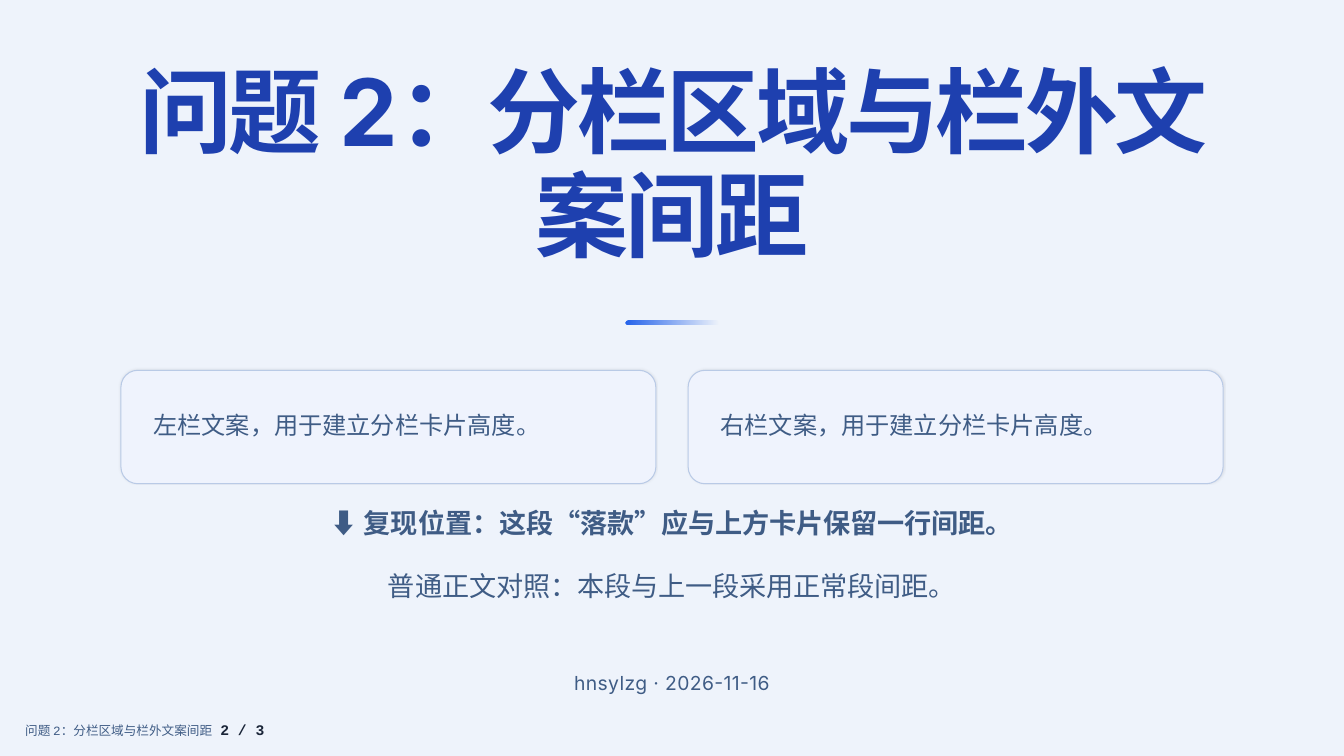
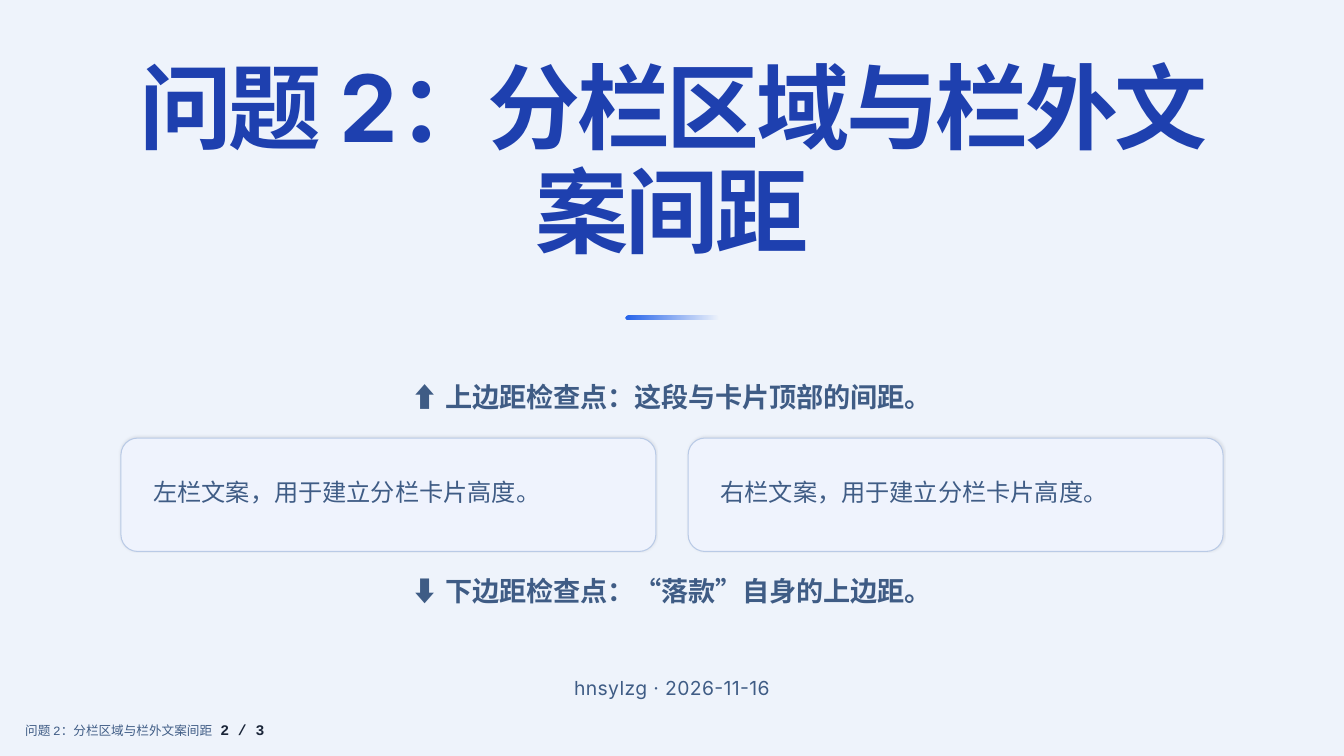
Before and after one commit to hnsylzg/YiziMarkdown, a slide deck: slide 2 of repro/issue-19/issue-19-v0.4.5-3e600c8.pptx. Drawn at 1344x756 pixels with LibreOffice and Linux fonts; fonts in the diff are those of the drawing. Boxes give left, top, right and bottom in pixels: in the first picture for what was removed or moved away, otherwise in the second. Text is boxed around its words. In the diff, an @@ line names an element or a change of style, - is before the commit and + after.

```diff
--- a/repro/issue-19/issue-19-v0.4.5-3e600c8.pptx
+++ b/repro/issue-19/issue-19-v0.4.5-3e600c8.pptx
@@ text "问题 2：分栏区域与栏外文案间距": place and size @@
-text "问题 2：分栏区域与栏外文案间距" at box(139, 68, 1208, 259)
+text "问题 2：分栏区域与栏外文案间距" at box(139, 63, 1208, 255)
@@ rounded rectangle: place and size @@
-rounded rectangle at box(626, 321, 719, 325)
+rounded rectangle at box(626, 316, 719, 320)
@@ text added at box(445, 384, 932, 410), 19.4 pt, text #3F5C85, bold @@
+⬆ 上边距检查点：这段与卡片顶部的间距。
@@ 2 texts, 2 rounded rectangles: place and size @@
-2 texts, 2 rounded rectangles at box(121, 370, 1224, 483)
+2 texts, 2 rounded rectangles at box(121, 439, 1224, 552)
@@ text removed at box(364, 509, 1013, 536) @@
-⬇ 复现位置：这段“落款”应与上方卡片保留一行间距。
@@ text at box(445, 578, 932, 604): text changed; bold on @@
-普通正文对照：本段与上一段采用正常段间距。
+⬇ 下边距检查点：“落款”自身的上边距。
@@ text "hnsylzg · 2026-11-16": place and size @@
-text "hnsylzg · 2026-11-16" at box(574, 676, 770, 694)
+text "hnsylzg · 2026-11-16" at box(574, 681, 770, 699)
```
Also in this commit, not shown: 1 other file.
